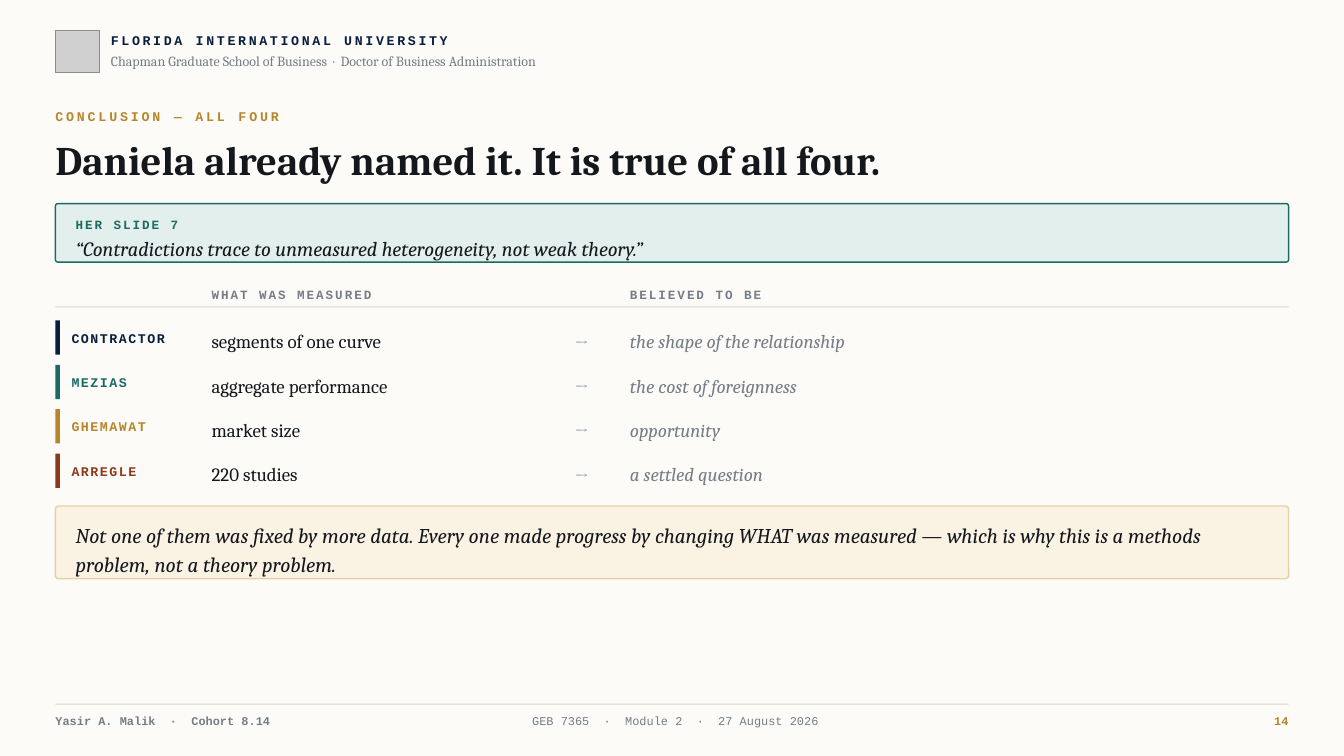
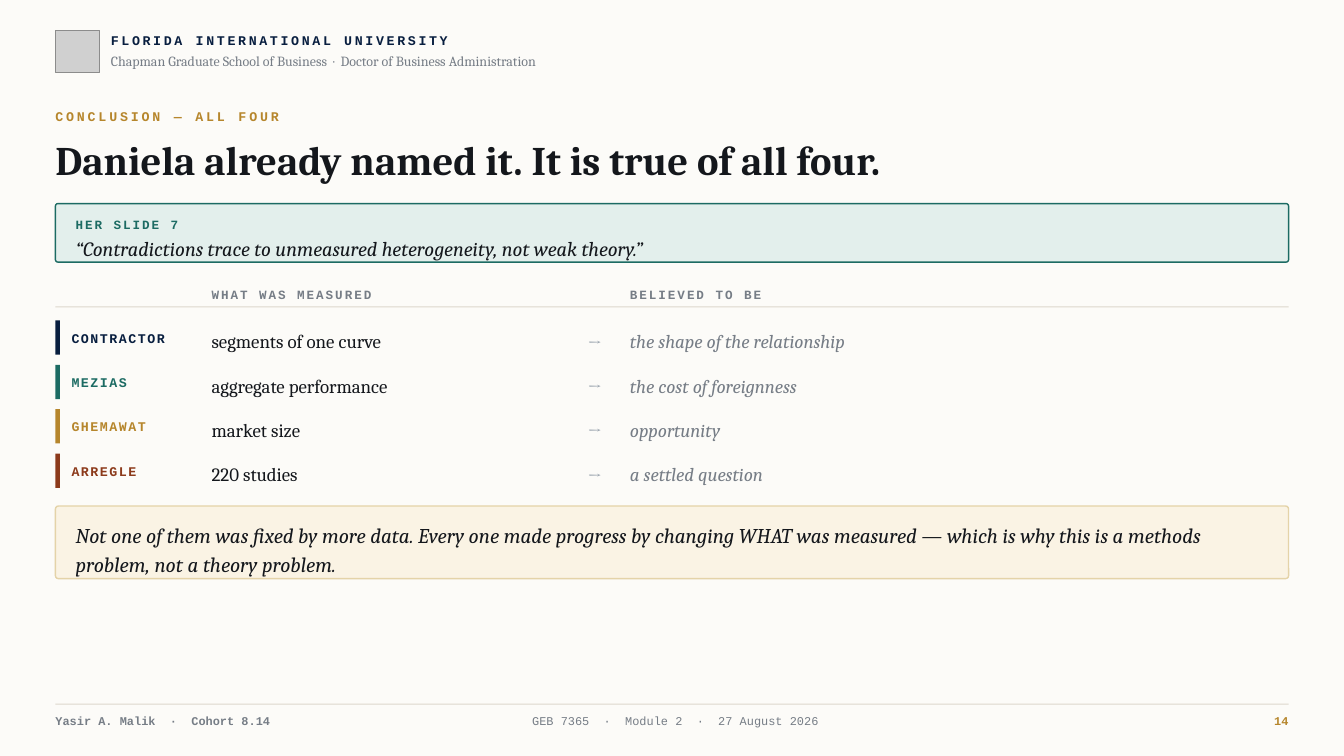
Before and after one commit to AuditingAI/Profile, a slide deck: slide 14 of dba/coursework/GEB7365_International_Business/GEB7365_Module2_COMBINED.pptx. Drawn at 1344x756 pixels with LibreOffice and Linux fonts; fonts in the diff are those of the drawing; grey boxes stand for pictures. Boxes give left, top, right and bottom in pixels: in the first picture for what was removed or moved away, otherwise in the second. Text is boxed around its words. In the diff, an @@ line names an element or a change of style, - is before the commit and + after.

```diff
--- a/dba/coursework/GEB7365_International_Business/GEB7365_Module2_COMBINED.pptx
+++ b/dba/coursework/GEB7365_International_Business/GEB7365_Module2_COMBINED.pptx
@@ text "→" rewrapped from <box>575,328,620,348</box> to <box>588,328,618,348</box> @@
@@ text "→" rewrapped from <box>575,372,620,392</box> to <box>588,372,618,392</box> @@
@@ text "→" rewrapped from <box>575,416,620,437</box> to <box>588,416,618,437</box> @@
@@ text "→" rewrapped from <box>575,461,620,481</box> to <box>588,461,618,481</box> @@
```
Also in this commit, not shown: 6 other slides changed, 4 other files.
